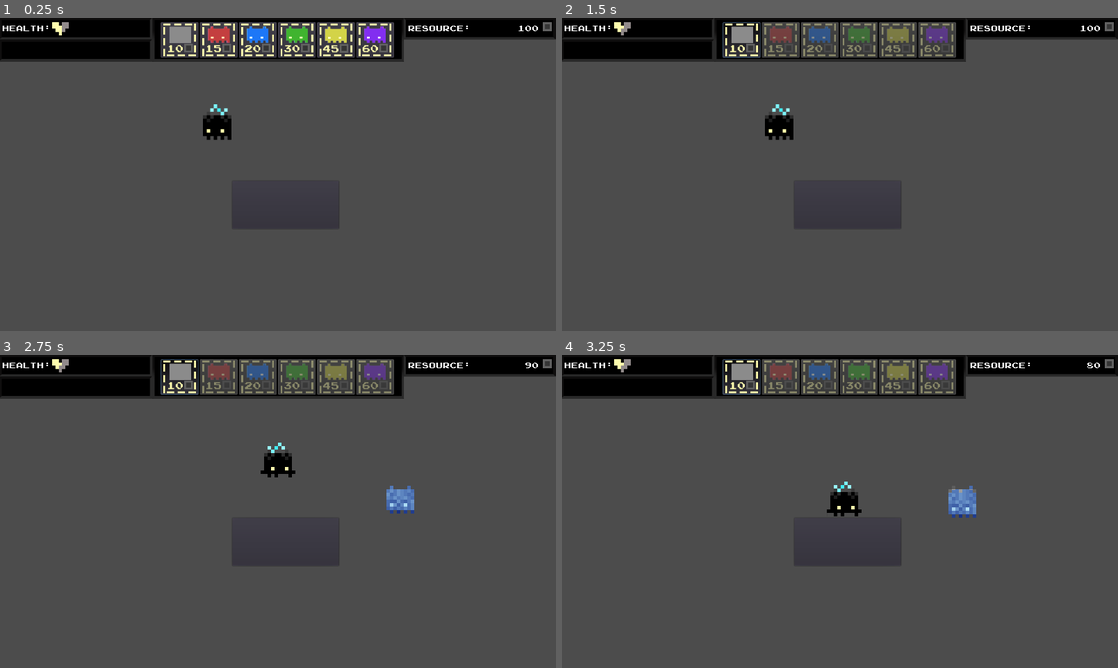
Above: before the commit, frames 1-4 (two rows, left to right).
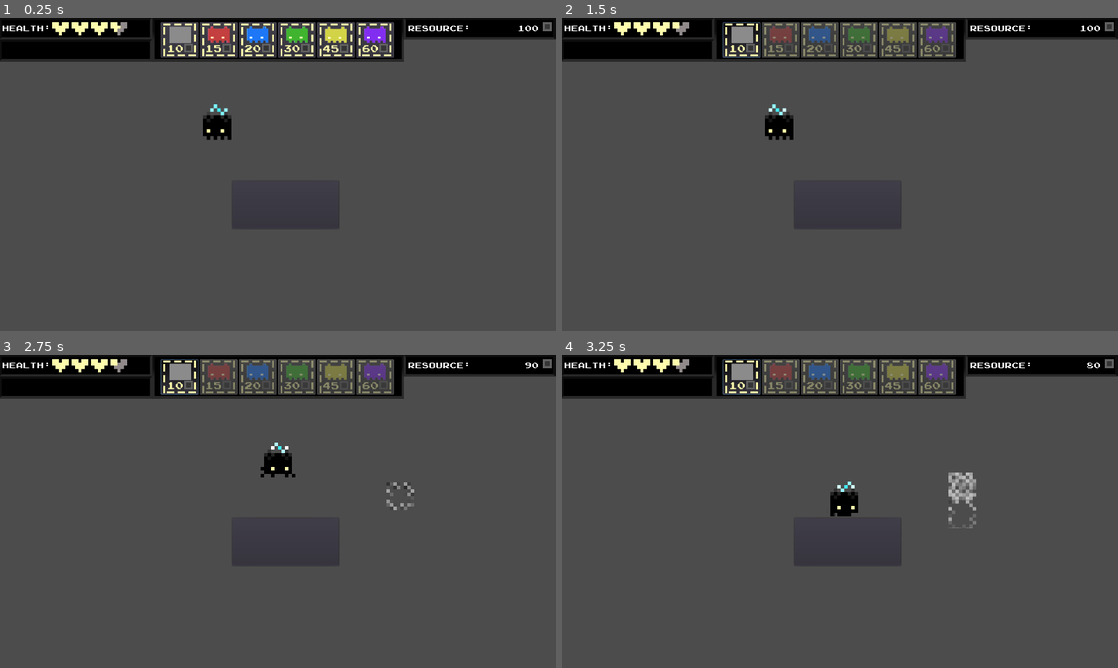
Above: after the commit, the same moments.

Repository: Kaideu/Hive_Mind
Game: Godot game, scene res://Main.tscn
Two runs of this game, one before a commit and one after it. Both use one fixed random seed, a clock stepped at 60 frames per second and the inputs below.
Inputs (mouse positions are in pixels of both pictures, inside the frame that each line leads up to):
- Up to frame 1 (0.25 s): no input
- Up to frame 2 (1.5 s): click (845, 205) at 0.5 s; click (739, 39) at 1.25 s
- Up to frame 3 (2.75 s): move the mouse to (400, 495) at 2.02 s; hold Right (ui_right) from 2.03 s (still down); tap F (fly, bound only after the commit) at 2.1 s; click (400, 495) at 2.17 s
- Up to frame 4 (3.25 s): move the mouse to (962, 498) at 2.77 s; release Right (ui_right) at 2.78 s; hold Down (ui_down) from 2.78 s (still down); click (962, 498) at 2.85 s; tap F (fly, bound only after the commit) at 3.05 s

The runs differ from the first frame. In frame 1, 0.3% of the frame differs, in the area x 11-23%, y 1-6%; in frame 2, 0.4%; in frame 3, 0.9%; in frame 4, 1.1%, in the area x 10-75%, y 1-56%.

Commit message:
Added Hive Block and collision change for queens fly function
Added collision layer changing with f key action for queens flying function. Need animation.
Added HiveBlock for spawning.
Need tilemap set up for proper Block placement

Diff:
--- a/Hive_Mind/Main.tscn
+++ b/Hive_Mind/Main.tscn
@@ -2,7 +2,7 @@
 
 [ext_resource path="res://Scripts/Main.gd" type="Script" id=1]
 
-[node name="Main" type="Node" index="0"]
+[node name="Main" type="Node"]
 
 script = ExtResource( 1 )
 
@@ -13,3 +13,23 @@
 visible = false
 position = Vector2( 500, 240 )
 _sections_unfolded = [ "Transform", "Visibility" ]
+
+[node name="TileMap" type="TileMap" parent="." index="2"]
+
+mode = 0
+tile_set = null
+cell_size = Vector2( 64, 64 )
+cell_quadrant_size = 16
+cell_custom_transform = Transform2D( 1, 0, 0, 1, 0, 0 )
+cell_half_offset = 2
+cell_tile_origin = 0
+cell_y_sort = false
+cell_clip_uv = false
+collision_use_kinematic = false
+collision_friction = 1.0
+collision_bounce = 0.0
+collision_layer = 1
+collision_mask = 1
+occluder_light_mask = 1
+format = 1
+tile_data = PoolIntArray(  )
--- a/Hive_Mind/Scenes/HUD.tscn
+++ b/Hive_Mind/Scenes/HUD.tscn
@@ -10,20 +10,20 @@
 [ext_resource path="res://Assets/Art/UI/HM-GUI-button-05-clone005.png" type="Texture" id=8]
 [ext_resource path="res://Assets/Art/UI/JOYSTIX.TTF" type="DynamicFontData" id=9]
 [ext_resource path="res://Assets/Art/UI/HM-GUI-resource.png" type="Texture" id=10]
-[ext_resource path="res://Assets/Art/UI/HM-GUI-heart-011.png" type="Texture" id=11]
-[ext_resource path="res://Assets/Art/UI/HM-GUI-heart-008.png" type="Texture" id=12]
+[ext_resource path="res://Assets/Art/UI/HM-GUI-heart-001-full.png" type="Texture" id=11]
+[ext_resource path="res://Assets/Art/UI/HM-GUI-heart-011.png" type="Texture" id=12]
 [ext_resource path="res://Assets/Art/UI/HM-GUI-heart-005.png" type="Texture" id=13]
-[ext_resource path="res://Assets/Art/UI/HM-GUI-heart-007.png" type="Texture" id=14]
-[ext_resource path="res://Assets/Art/UI/HM-GUI-heart-004.png" type="Texture" id=15]
-[ext_resource path="res://Assets/Art/UI/HM-GUI-heart-014.png" type="Texture" id=16]
-[ext_resource path="res://Assets/Art/UI/HM-GUI-heart-006-half-full.png" type="Texture" id=17]
-[ext_resource path="res://Assets/Art/UI/HM-GUI-heart-002.png" type="Texture" id=18]
-[ext_resource path="res://Assets/Art/UI/HM-GUI-heart-013.png" type="Texture" id=19]
-[ext_resource path="res://Assets/Art/UI/HM-GUI-heart-001-full.png" type="Texture" id=20]
-[ext_resource path="res://Assets/Art/UI/HM-GUI-heart-009.png" type="Texture" id=21]
-[ext_resource path="res://Assets/Art/UI/HM-GUI-heart-010.png" type="Texture" id=22]
-[ext_resource path="res://Assets/Art/UI/HM-GUI-heart-003.png" type="Texture" id=23]
-[ext_resource path="res://Assets/Art/UI/HM-GUI-heart-012.png" type="Texture" id=24]
+[ext_resource path="res://Assets/Art/UI/HM-GUI-heart-009.png" type="Texture" id=14]
+[ext_resource path="res://Assets/Art/UI/HM-GUI-heart-010.png" type="Texture" id=15]
+[ext_resource path="res://Assets/Art/UI/HM-GUI-heart-007.png" type="Texture" id=16]
+[ext_resource path="res://Assets/Art/UI/HM-GUI-heart-013.png" type="Texture" id=17]
+[ext_resource path="res://Assets/Art/UI/HM-GUI-heart-004.png" type="Texture" id=18]
+[ext_resource path="res://Assets/Art/UI/HM-GUI-heart-012.png" type="Texture" id=19]
+[ext_resource path="res://Assets/Art/UI/HM-GUI-heart-003.png" type="Texture" id=20]
+[ext_resource path="res://Assets/Art/UI/HM-GUI-heart-014.png" type="Texture" id=21]
+[ext_resource path="res://Assets/Art/UI/HM-GUI-heart-002.png" type="Texture" id=22]
+[ext_resource path="res://Assets/Art/UI/HM-GUI-heart-006-half-full.png" type="Texture" id=23]
+[ext_resource path="res://Assets/Art/UI/HM-GUI-heart-008.png" type="Texture" id=24]
 [ext_resource path="res://Scripts/Heart.gd" type="Script" id=25]
 
 [sub_resource type="DynamicFont" id=1]
@@ -39,14 +39,14 @@
 animations = [ {
 "frames": [ ExtResource( 11 ) ],
 "loop": true,
+"name": "13",
+"speed": 5.0
+}, {
+"frames": [ ExtResource( 12 ) ],
+"loop": true,
 "name": "3",
 "speed": 5.0
 }, {
-"frames": [ ExtResource( 12 ) ],
-"loop": true,
-"name": "6",
-"speed": 5.0
-}, {
 "frames": [ ExtResource( 13 ) ],
 "loop": true,
 "name": "9",
@@ -54,57 +54,57 @@
 }, {
 "frames": [ ExtResource( 14 ) ],
 "loop": true,
+"name": "5",
+"speed": 5.0
+}, {
+"frames": [ ExtResource( 15 ) ],
+"loop": true,
+"name": "4",
+"speed": 5.0
+}, {
+"frames": [ ExtResource( 16 ) ],
+"loop": true,
 "name": "7",
 "speed": 5.0
 }, {
-"frames": [ ExtResource( 15 ) ],
+"frames": [ ExtResource( 17 ) ],
+"loop": true,
+"name": "1",
+"speed": 5.0
+}, {
+"frames": [ ExtResource( 18 ) ],
 "loop": true,
 "name": "10",
 "speed": 5.0
 }, {
-"frames": [ ExtResource( 16 ) ],
+"frames": [ ExtResource( 19 ) ],
+"loop": true,
+"name": "2",
+"speed": 5.0
+}, {
+"frames": [ ExtResource( 20 ) ],
+"loop": true,
+"name": "11",
+"speed": 5.0
+}, {
+"frames": [ ExtResource( 21 ) ],
 "loop": true,
 "name": "0",
 "speed": 5.0
 }, {
-"frames": [ ExtResource( 17 ) ],
-"loop": true,
-"name": "8",
-"speed": 5.0
-}, {
-"frames": [ ExtResource( 18 ) ],
+"frames": [ ExtResource( 22 ) ],
 "loop": false,
 "name": "12",
 "speed": 1.0
 }, {
-"frames": [ ExtResource( 19 ) ],
-"loop": true,
-"name": "1",
-"speed": 5.0
-}, {
-"frames": [ ExtResource( 20 ) ],
-"loop": true,
-"name": "13",
-"speed": 5.0
-}, {
-"frames": [ ExtResource( 21 ) ],
-"loop": true,
-"name": "5",
-"speed": 5.0
-}, {
-"frames": [ ExtResource( 22 ) ],
-"loop": true,
-"name": "4",
-"speed": 5.0
-}, {
 "frames": [ ExtResource( 23 ) ],
 "loop": true,
-"name": "11",
+"name": "8",
 "speed": 5.0
 }, {
 "frames": [ ExtResource( 24 ) ],
 "loop": true,
-"name": "2",
+"name": "6",
 "speed": 5.0
 } ]
 
--- /dev/null
+++ b/Hive_Mind/Scenes/Hive_Block.tscn
@@ -0,0 +1,101 @@
+[gd_scene load_steps=6 format=2]
+
+[ext_resource path="res://Scripts/Hive_Block.gd" type="Script" id=1]
+[ext_resource path="res://Assets/Art/Environment/Block/hiveblock_idle.png" type="Texture" id=2]
+
+[sub_resource type="RectangleShape2D" id=3]
+
+custom_solver_bias = 0.0
+extents = Vector2( 35.0952, 35.0952 )
+
+[sub_resource type="Animation" id=1]
+
+resource_name = "form"
+length = 1.0
+loop = false
+step = 0.1
+tracks/0/type = "value"
+tracks/0/path = NodePath("Sprite:frame")
+tracks/0/interp = 1
+tracks/0/loop_wrap = false
+tracks/0/imported = false
+tracks/0/enabled = true
+tracks/0/keys = {
+"times": PoolRealArray( 0, 0.8 ),
+"transitions": PoolRealArray( 1, 1 ),
+"update": 0,
+"values": [ 0, 2 ]
+}
+
+[sub_resource type="Animation" id=2]
+
+resource_name = "idle"
+length = 3.0
+loop = true
+step = 0.1
+tracks/0/type = "value"
+tracks/0/path = NodePath("Sprite:frame")
+tracks/0/interp = 1
+tracks/0/loop_wrap = false
+tracks/0/imported = false
+tracks/0/enabled = true
+tracks/0/keys = {
+"times": PoolRealArray( 2, 2.8 ),
+"transitions": PoolRealArray( 1, 1 ),
+"update": 0,
+"values": [ 3, 10 ]
+}
+
+[node name="Hive_Block" type="RigidBody2D" index="0"]
+
+input_pickable = false
+collision_layer = 1
+collision_mask = 1
+mode = 0
+mass = 1.02041e-005
+friction = 1.0
+bounce = 0.0
+gravity_scale = 0.0
+custom_integrator = false
+continuous_cd = 0
+contacts_reported = 5
+contact_monitor = true
+sleeping = true
+can_sleep = true
+linear_velocity = Vector2( 0, 0 )
+linear_damp = 0.0
+angular_velocity = 0.0
+angular_damp = 0.0
+script = ExtResource( 1 )
+_sections_unfolded = [ "Angular", "Animation", "Applied Forces", "Collision", "Linear", "Pickable" ]
+
+[node name="Sprite" type="Sprite" parent="." index="0"]
+
+texture = ExtResource( 2 )
+vframes = 2
+hframes = 8
+frame = 3
+_sections_unfolded = [ "Animation" ]
+
+[node name="Collider" type="CollisionShape2D" parent="." index="1"]
+
+visible = false
+position = Vector2( -0.0681819, 0.0681782 )
+scale = Vector2( 0.91696, 0.91696 )
+shape = SubResource( 3 )
+_sections_unfolded = [ "Visibility" ]
+
+[node name="Anim" type="AnimationPlayer" parent="." index="2"]
+
+root_node = NodePath("..")
+autoplay = "form"
+playback_process_mode = 1
+playback_default_blend_time = 0.0
+playback_speed = 1.0
+anims/form = SubResource( 1 )
+anims/idle = SubResource( 2 )
+next/form = "idle"
+blend_times = [  ]
+_sections_unfolded = [ "Playback Options" ]
+
+[connection signal="body_entered" from="." to="." method="_on_Hive_Block_body_entered"]
--- a/Hive_Mind/Scenes/Queen.tscn
+++ b/Hive_Mind/Scenes/Queen.tscn
@@ -44,19 +44,16 @@
 [sub_resource type="RectangleShape2D" id=3]
 
 custom_solver_bias = 0.0
-extents = Vector2( 30, 30 )
+extents = Vector2( 30, 29 )
 
-[node name="Queen" type="Area2D"]
+[node name="Queen" type="KinematicBody2D"]
 
-input_pickable = true
-gravity_vec = Vector2( 0, 1 )
-gravity = 0.0
-linear_damp = 0.1
-angular_damp = 1.0
-audio_bus_override = false
-audio_bus_name = "Master"
+input_pickable = false
+collision_layer = 1
+collision_mask = 0
+collision/safe_margin = 0.08
 script = ExtResource( 1 )
-_sections_unfolded = [ "Transform" ]
+_sections_unfolded = [ "Collision", "Transform", "collision" ]
 Player_Speed = 200
 
 [node name="Sprite" type="Sprite" parent="." index="0"]
@@ -82,7 +79,7 @@
 [node name="Collider" type="CollisionShape2D" parent="." index="1"]
 
 visible = false
-position = Vector2( 0, 10 )
+position = Vector2( 0, 12 )
 shape = SubResource( 3 )
 _sections_unfolded = [ "Visibility" ]
 
@@ -106,5 +103,3 @@
 wait_time = 1.0
 one_shot = false
 autostart = false
-
-[connection signal="timeout" from="RespawnCount" to="." method="countdown"]
--- a/Hive_Mind/Scripts/Global.gd
+++ b/Hive_Mind/Scripts/Global.gd
@@ -2,7 +2,7 @@
 
 var current_scene = null
 
-var MaxHealth = 8.0
+var MaxHealth = 45.0
 onready var health = MaxHealth
 var resource = 100
 
--- /dev/null
+++ b/Hive_Mind/Scripts/Hive_Block.gd
@@ -0,0 +1,19 @@
+extends RigidBody2D
+
+# class member variables go here, for example:
+# var a = 2
+# var b = "textvar"
+
+func _ready():
+	# Called when the node is added to the scene for the first time.
+	# Initialization here
+	pass
+
+
+func _physics_process(delta):
+	print(get_colliding_bodies())
+	pass
+
+
+func _on_Hive_Block_body_entered(body):
+	print("Collided")
--- a/Hive_Mind/Scripts/Main.gd
+++ b/Hive_Mind/Scripts/Main.gd
@@ -5,6 +5,7 @@
 var Checking_Spawn = false
 var able_spawn = false
 
+onready var Block = preload("res://Scenes/Hive_Block.tscn")
 onready var Clone = preload("res://Scenes/Clone.tscn")
 var list_Clones = []
 onready var GetPlayer = preload("res://Scenes/Queen.tscn")
@@ -26,15 +27,22 @@
 	print("entered")
 	able_spawn = true
 	Checking_Spawn = true
-	var NewClone = Clone.instance()
-	NewClone.unit_type = type
-	if able_spawn:
-		$Game.add_child(NewClone)
-		NewClone.position = get_viewport().get_mouse_position()
-		able_spawn = false
-	print("NewClone Added")
-	list_Clones.push_back(NewClone.get_name())
-	print(list_Clones)
+	if type == "block":
+		var NewBlock = Block.instance()
+		if able_spawn:
+			$Game.add_child(NewBlock)
+			NewBlock.position = get_viewport().get_mouse_position()
+			able_spawn = false
+	else:
+		var NewClone = Clone.instance()
+		NewClone.unit_type = type
+		if able_spawn:
+			$Game.add_child(NewClone)
+			NewClone.position = get_viewport().get_mouse_position()
+			able_spawn = false
+		print("NewClone Added")
+		list_Clones.push_back(NewClone.get_name())
+		print(list_Clones)
 
 func _input(event):
 	if event.is_action_pressed("Place_Piece"):
--- a/Hive_Mind/Scripts/Player.gd
+++ b/Hive_Mind/Scripts/Player.gd
@@ -1,10 +1,11 @@
-extends Area2D
+extends KinematicBody2D
 
 signal dead
 
 export (int) var Player_Speed = 200
 
-var walk = false
+var grounded = true
+enum Layers {Walk = 0, Fly = 1}
 
 var health
 var attack
@@ -20,8 +21,13 @@
 	$GatherTimer.wait_time = gather_speed
 	Global.get_player()
 
-func walk():
-	$Sprite/Anim.current_animation = ("walk")
+func walk(OnGround):
+	if OnGround:
+		$Sprite/Anim.current_animation = ("walk")
+	else:
+		$Sprite/Anim.current_animation = ("fly")
+	set_collision_layer_bit(Layers.Walk, OnGround)
+	set_collision_layer_bit(Layers.Fly, !OnGround)
 
 func get_input(v):
 	v = Vector2()
@@ -36,6 +42,11 @@
 		if Input.is_action_pressed("ui_right"):
 			v.x += 1
 			$Sprite.flip_h = true
+		if Input.is_action_just_pressed("fly"):
+			if grounded:
+				grounded = false
+			elif !grounded:
+				grounded = true
 	return v
 
 func get_current_speed():
@@ -49,8 +60,10 @@
 	if velocity == Vector2(0,0):
 		$Sprite/Anim.current_animation = ("idle")
 	elif velocity != Vector2(0,0):
-		walk()
-	position += velocity.normalized() * delta * speed
+		walk(grounded)
+	#position += velocity.normalized() * delta * speed
+	var motion = velocity.normalized() * speed
+	move_and_slide(motion, Vector2(0,-1))
 	health = Global.health
 	if health <= 0 and !Global.dead:
 		emit_signal("dead", true)
--- a/Hive_Mind/project.godot
+++ b/Hive_Mind/project.godot
@@ -53,6 +53,8 @@
  ]
 HotKey_6=[ Object(InputEventKey,"resource_local_to_scene":false,"resource_name":"","device":0,"alt":false,"shift":false,"control":false,"meta":false,"command":false,"pressed":false,"scancode":54,"unicode":0,"echo":false,"script":null)
  ]
+fly=[ Object(InputEventKey,"resource_local_to_scene":false,"resource_name":"","device":0,"alt":false,"shift":false,"control":false,"meta":false,"command":false,"pressed":false,"scancode":70,"unicode":0,"echo":false,"script":null)
+ ]
 
 [rendering]
 
Binary file added: Hive_Mind/Assets/Art/Environment/Block/hiveblock_form.png
Not shown, added: Hive_Mind/Assets/Art/Environment/Block/hiveblock_form.png.import
Binary file added: Hive_Mind/Assets/Art/Environment/Block/hiveblock_idle.png
Not shown, added: Hive_Mind/Assets/Art/Environment/Block/hiveblock_idle.png.import
Binary file added: Hive_Mind/Assets/Art/Environment/HIVE-MIND-BASE-CYCLE.png
Not shown, added: Hive_Mind/Assets/Art/Environment/HIVE-MIND-BASE-CYCLE.png.import
Binary file added: Hive_Mind/Assets/Art/Environment/HIVE-MIND-QUEEN-EGG-HATCH.png
Not shown, added: Hive_Mind/Assets/Art/Environment/HIVE-MIND-QUEEN-EGG-HATCH.png.import
Binary file added: Hive_Mind/Assets/Art/Environment/HIVE-MIND-QUEEN-EGG-PULSE.png
Not shown, added: Hive_Mind/Assets/Art/Environment/HIVE-MIND-QUEEN-EGG-PULSE.png.import
Binary file added: Hive_Mind/Assets/Art/Environment/HIVE-MIND-base-BB-TRACER.png
Not shown, added: Hive_Mind/Assets/Art/Environment/HIVE-MIND-base-BB-TRACER.png.import
(and 4 more such lines)
